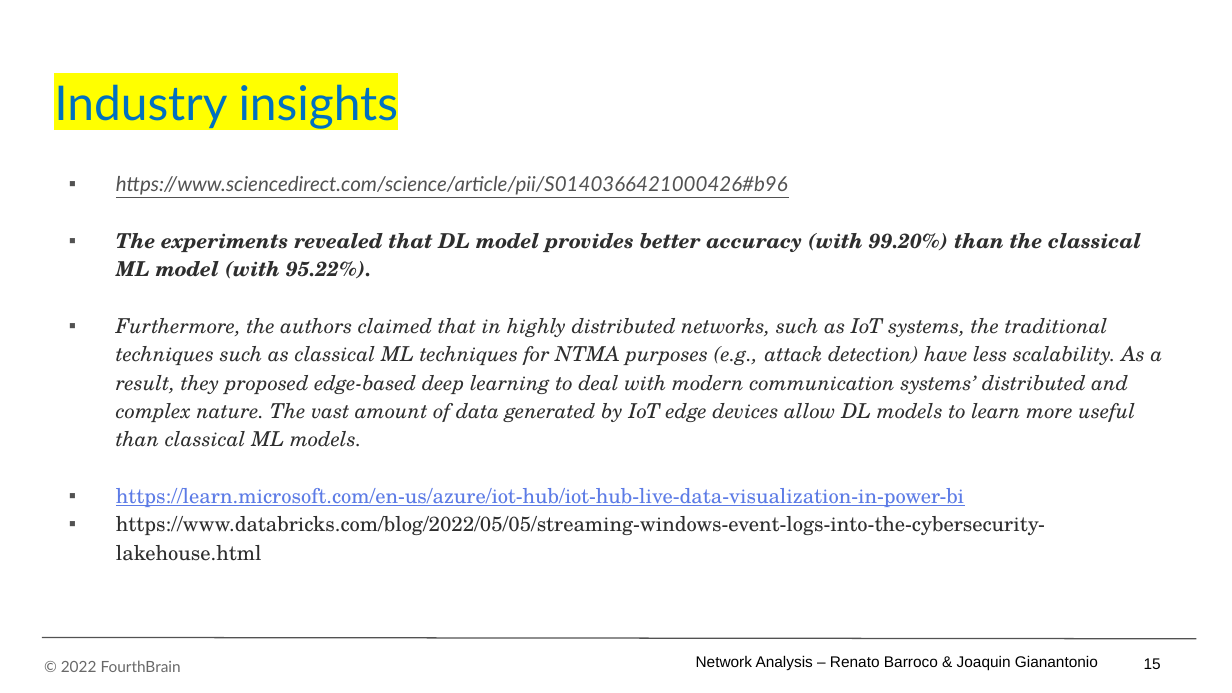
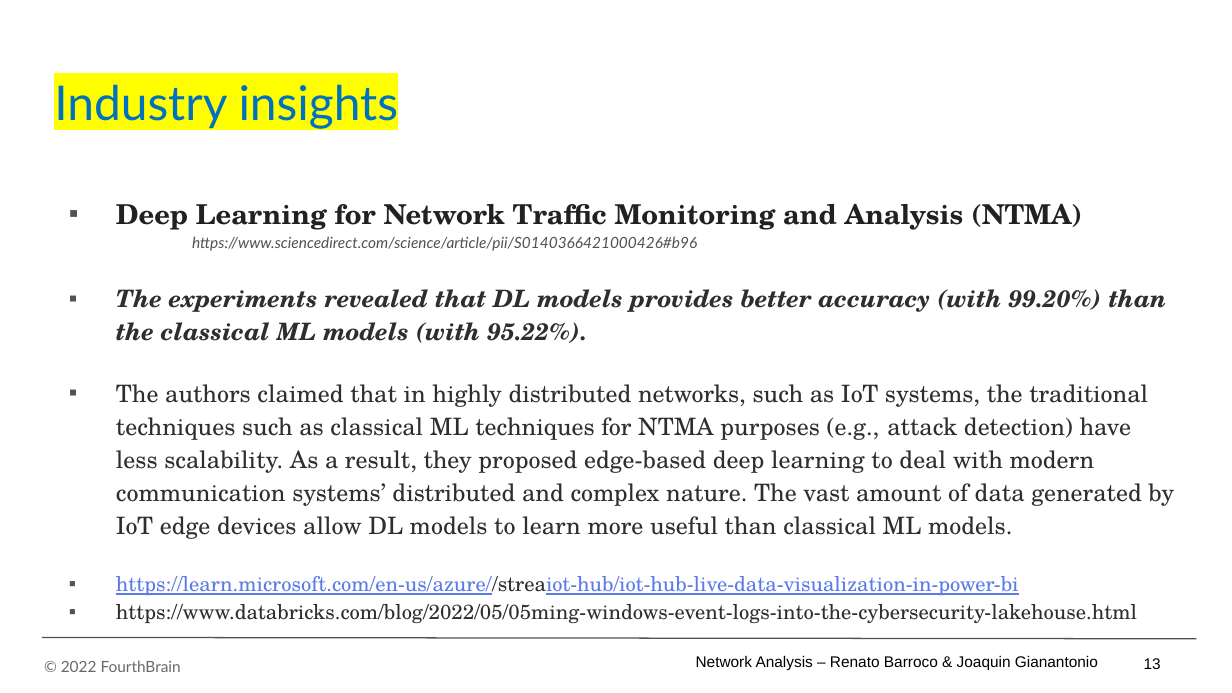
Before and after one commit to JoaquinGianan/project-network-analytics-fourthbrain, a slide deck: slide 14 of JG_files/presentation/Network Analysis - MLE Capstone Presentation_v5jg.pptx (slide 16 before the commit). Drawn at 1232x693 pixels with LibreOffice and Linux fonts; fonts in the diff are those of the drawing; background and template pictures are left out. Boxes give left, top, right and bottom in pixels: in the first picture for what was removed or moved away, otherwise in the second. Text is boxed around its words. In the diff, an @@ line names an element or a change of style, - is before the commit and + after.

```diff
--- a/JG_files/presentation/Network Analysis - MLE Capstone Presentation_v5jg.pptx
+++ b/JG_files/presentation/Network Analysis - MLE Capstone Presentation_v5jg.pptx
@@ text at <box>116,204,1082,230</box>: paragraph added @@
+▪ Deep Learning for Network Traffic Monitoring and Analysis (NTMA)
@@ text at <box>192,236,697,251</box>: size 12 to 9 pt, underline off in "https://www.sciencedirect.com/science/article/pii/S014036642 ..."; bullet ▪ to none @@
@@ text at <box>116,289,1174,623</box>: text changed; size 12 to 14 pt; italic off @@
-▪ The experiments revealed that DL model provides better accuracy (with 99.20%) than the classical ML model (with 95.22%).
-▪ Furthermore, the authors claimed that in highly distributed networks, such as IoT systems, the traditional techniques such as classical ML techniques for NTMA purposes (e.g., attack detection) have less scalability. As a result, they proposed edge-based deep learning to deal with modern communication systems’ distributed and complex nature. The vast amount of data generated by IoT edge devices allow DL models to learn more useful than classical ML models.
-▪ https://learn.microsoft.com/en-us/azure/iot-hub/iot-hub-live-data-visualization-in-power-bi
-▪ https://www.databricks.com/blog/2022/05/05/streaming-windows-event-logs-into-the-cybersecurity-lakehouse.html
+▪ The experiments revealed that DL models provides better accuracy (with 99.20%) than the classical ML models (with 95.22%).
+▪ The authors claimed that in highly distributed networks, such as IoT systems, the traditional techniques such as classical ML techniques for NTMA purposes (e.g., attack detection) have less scalability. As a result, they proposed edge-based deep learning to deal with modern communication systems’ distributed and complex nature. The vast amount of data generated by IoT edge devices allow DL models to learn more useful than classical ML models.
+▪ https://learn.microsoft.com/en-us/azure//streaiot-hub/iot-hub-live-data-visualization-in-power-bi
+▪ https://www.databricks.com/blog/2022/05/05ming-windows-event-logs-into-the-cybersecurity-lakehouse.html
@@ page number at <box>1144,658,1161,669</box>: text changed @@
-15
+13
```
Also in this commit, not shown: 5 other slides changed, 1 slide added, 1 slide removed, 1 other file.
